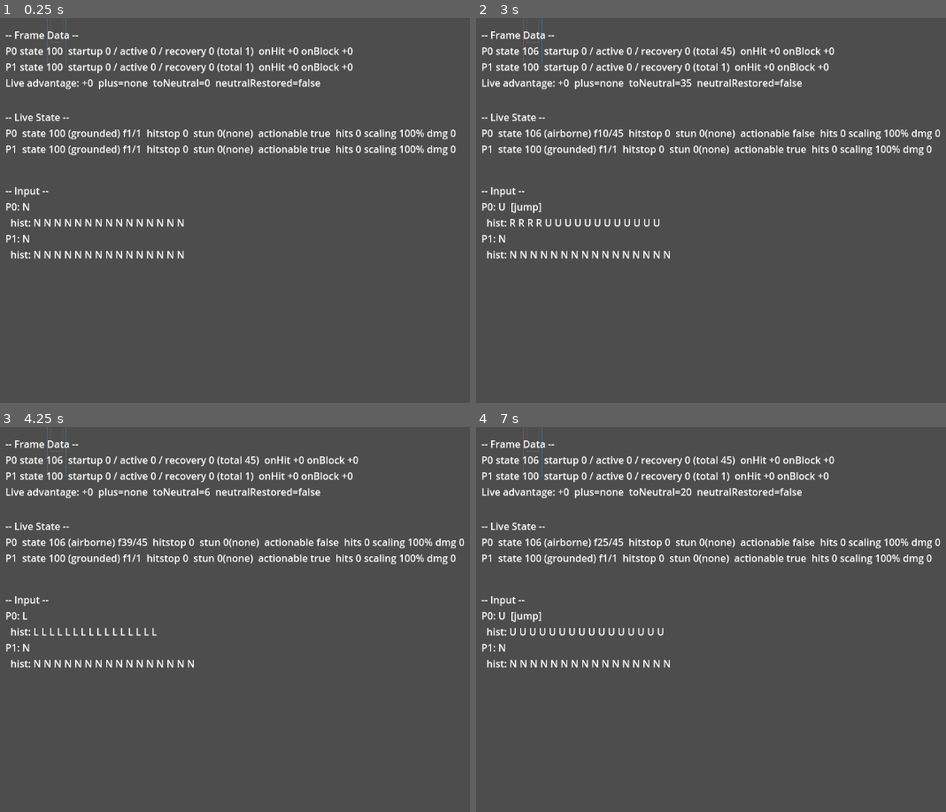
Above: before the commit, frames 1-4 (two rows, left to right).
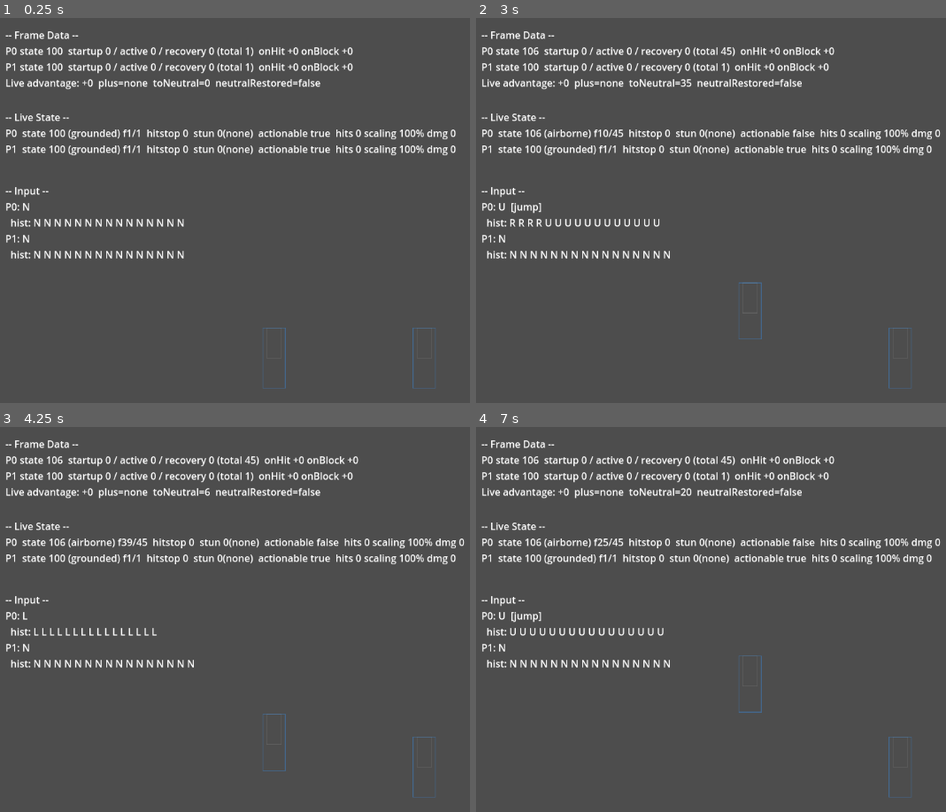
Above: after the commit, the same moments.

Repository: thetitan555/FoggyGlass
Game: Godot game, scene res://scenes/training_mode.tscn
The game is run twice, just before and just after one commit, with the same random seed, the same clock (stepped at 60 frames per second) and the same inputs. This scene is started directly instead of the project's main scene.
Inputs:
- Up to frame 1 (0.25 s): no input
- Up to frame 2 (3 s): tap Enter at 0.5, 2 s; hold Right (ui_right) 0.53-1.28 s; tap Space at 1.25, 2.75 s; hold Down (ui_down) 1.28-2.03 s; hold Right (ui_right) 2.03-2.78 s; hold Up (ui_up) from 2.78 s (still down)
- Up to frame 3 (4.25 s): release Up (ui_up) at 3.53 s; hold Left (ui_left) from 3.53 s (still down)
- Up to frame 4 (7 s): tap Enter at 5 s; release Left (ui_left) at 5.03 s; hold Down (ui_down) 5.03-5.78 s; tap Space at 5.75 s; hold Right (ui_right) 5.78-6.53 s; hold Up (ui_up) from 6.53 s (still down)

The runs differ from the first frame. In frame 1, 0.1% of the frame differs, in the area x 9-93%, y 0-97%; in frame 2, 0.1%; in frame 3, 0.1%; in frame 4, 0.2%.

Commit message:
dev: TKT-P1.1-01 Part B — AD-035 render-only world->screen framing for the geometry overlay
Both characters' resolved boxes previously rendered at PX_PER_UNIT=1 with no
world->viewport framing, so world origin sat at the viewport top-left and
boxes landed partly off-screen / behind the HUD panel region (the second half
of the 2026-07-08 geometry finding). Adds a render-only position/scale
transform on GeometryOverlay itself (AD-035): centers the stage horizontally,
seats the ground line low, zooms to fit the stage width with margin. The HUD
panels are siblings (not children) of GeometryOverlay, so they stay
screen-anchored with no further change — no Camera2D, no CanvasLayer
restructuring needed.

Render-only: never touches SimState, the draw-list view-model, or the
canonical hash (Tenet 1 / AD-019 / AD-035). Tests cover the framing math
(stage centered, ground seated low, zoom fits with margin), both symmetric
start players' boxes landing on-screen and clear of the panel region, and
that applying the framing to a live node changes neither the draw list nor
the state hash (the "golden with vs. without the camera is identical"
criterion).

Records latitude (node-transform mechanism vs. Camera2D; exact zoom/ground
constants; fixed placeholder stage bounds rather than a live seam read) at
docs/judgment-log.md JC-044, for Architect ratification. Resolves the
Developer-owned geometry flag (docs/flags.md, 2026-07-08) together with Part A
— pixel-level live confirmation remains the separate P1.1 human-inspection
gate.

Diff:
--- a/game/scenes/overlays/geometry_overlay.gd
+++ b/game/scenes/overlays/geometry_overlay.gd
@@ -39,6 +39,90 @@
 	queue_redraw()
 
 
+# =============================================================================
+# TKT-P1.1-01 Part B — AD-035 render framing.
+#
+# A render-only world->screen transform applied to THIS node's own Transform2D
+# (position + scale) — the "equivalent offset/zoom applied to the
+# world-drawing node" AD-035 names as an alternative to a Camera2D. Because
+# it's a transform on this node alone (not a viewport-wide Camera2D), the four
+# screen-anchored HUD panels — SIBLINGS of this node under TrainingMode, never
+# children of it — are completely unaffected "for free": no CanvasLayer
+# restructuring needed to keep them screen-anchored (AD-035: "panels stay
+# screen-anchored HUD, not moved by the framing").
+#
+# RENDER-ONLY (Tenet 1 / AD-019 / AD-035). This only ever sets this Node2D's
+# `position`/`scale` — pure render/view state, never a SimState field. It is
+# recomputed from the viewport size and the placeholder stage geometry below,
+# and writes nothing back to the sim. The draw LIST this node renders
+# (`GeometryOverlayModel.build_draw_list`) has no parameter and no dependency
+# on this transform at all — a golden of that list, and of any SimState hash,
+# is byte-identical whether or not this framing runs (see
+# `test_geometry_overlay.gd`'s framing tests).
+#
+# PLACEHOLDER STAGE GEOMETRY (Developer's, like tuning — both the ticket and
+# AD-035 call the exact numbers placeholder). These mirror
+# `StageState.new_initial()`'s actual defaults (wall_left=-400, wall_right=400,
+# ground_y=0, game units) but are plain literals here, not a read through
+# `StageState`, because `StageState` is a sim-internal type this file's seam
+# discipline excludes (see header). Recorded in the judgment log: if the seam
+# later grows a live stage-bounds accessor, this should read it instead of
+# assuming the shell's fixed initial stage — not needed for this ticket, since
+# the acceptance bar (AD-035) is specifically the symmetric START positions,
+# which sit well inside these bounds regardless of a future non-default stage.
+const STAGE_WALL_LEFT: float = -400.0
+const STAGE_WALL_RIGHT: float = 400.0
+const STAGE_GROUND_Y: float = 0.0
+
+## Horizontal fraction of the viewport width the stage width fills — the
+## "margin" AD-035 asks for around the fitted stage width.
+const WIDTH_FILL_FRACTION: float = 0.85
+
+## Where the ground line sits vertically in the viewport, as a fraction of
+## viewport height from the top — "seated in the lower portion of the view"
+## (AD-035). Low enough that a standing character's hurtbox/pushbox (which
+## extends below `ground_y` in this engine's box convention) stays clear of
+## the panels, which occupy screen y ~16..380 (training_mode.tscn).
+const GROUND_LINE_FRACTION: float = 0.78
+
+
+func _ready() -> void:
+	_apply_world_framing()
+	var vp := get_viewport()
+	if vp != null and not vp.size_changed.is_connected(_apply_world_framing):
+		vp.size_changed.connect(_apply_world_framing)
+
+
+## Pure computation (headlessly testable without a live viewport/window,
+## `test_geometry_overlay.gd`): given a viewport size in pixels, the
+## `position`/`scale` this node should carry so the stage
+## (`STAGE_WALL_LEFT..STAGE_WALL_RIGHT`, `STAGE_GROUND_Y`) is centered
+## horizontally, the ground line sits low, and the stage width fits with
+## margin (AD-035). Returns `{"position": Vector2, "scale": Vector2}`.
+static func compute_world_framing(viewport_size: Vector2) -> Dictionary:
+	if viewport_size.x <= 0.0 or viewport_size.y <= 0.0:
+		return {"position": Vector2.ZERO, "scale": Vector2.ONE}
+	var stage_width: float = STAGE_WALL_RIGHT - STAGE_WALL_LEFT
+	var zoom: float = (viewport_size.x * WIDTH_FILL_FRACTION) / stage_width
+	var stage_center_x: float = (STAGE_WALL_LEFT + STAGE_WALL_RIGHT) * 0.5
+	var framed_position := Vector2(
+		viewport_size.x * 0.5 - stage_center_x * zoom,
+		viewport_size.y * GROUND_LINE_FRACTION - STAGE_GROUND_Y * zoom)
+	return {"position": framed_position, "scale": Vector2(zoom, zoom)}
+
+
+## Apply `compute_world_framing` to this node's own transform against the
+## CURRENT viewport size. Called at `_ready()` and again on `size_changed` so
+## a resized window stays framed. No-op if there is no viewport yet.
+func _apply_world_framing() -> void:
+	var vp := get_viewport()
+	if vp == null:
+		return
+	var framing: Dictionary = compute_world_framing(vp.get_visible_rect().size)
+	position = framing["position"]
+	scale = framing["scale"]
+
+
 func _draw() -> void:
 	if _source == null:
 		return
--- a/game/tests/test_geometry_overlay.gd
+++ b/game/tests/test_geometry_overlay.gd
@@ -15,7 +15,7 @@
 
 
 func _init() -> void:
-	_run()
+	await _run()
 	MoveRegistry.clear()
 	ProjectileRegistry.clear()
 	if _failures == 0:
@@ -42,6 +42,9 @@
 	_test_active_hitbox_draws_hit_color_thick_border()
 	_test_projectile_hitbox_draws_its_own_distinct_color()
 	_test_rects_match_resolved_boxes_in_world_space()
+	_test_world_framing_centers_stage_and_seats_ground_low()
+	_test_world_framing_puts_symmetric_start_boxes_on_screen_and_clear_of_panels()
+	await _test_world_framing_is_render_only_no_effect_on_draw_list_or_state_hash()
 
 
 func _install() -> void:
@@ -152,3 +155,102 @@
 				break
 		_true(found, "resolved box (kind %d) world-space rect appears in the draw list unmodified" % box.kind)
 	_teardown()
+
+
+# --- AD-035 render framing (TKT-P1.1-01 Part B) ------------------------------
+# training-mode.md criterion 14 / AD-035. Pixel visibility on an actual running
+# window is the human-inspection gate (not headless-checkable); what IS
+# headlessly verifiable is the FRAMING MATH itself (GeometryOverlay.
+# compute_world_framing, a pure function) and that applying it is render-only
+# -- never touches the draw-list view-model or the sim state hash.
+
+func _test_world_framing_centers_stage_and_seats_ground_low() -> void:
+	var viewport_size := Vector2(1152.0, 648.0)
+	var framing: Dictionary = GeometryOverlay.compute_world_framing(viewport_size)
+	var pos: Vector2 = framing["position"]
+	var zoom: Vector2 = framing["scale"]
+	_true(zoom.x > 0.0 and zoom.y > 0.0, "framing zoom is positive")
+	_eq(zoom.x, zoom.y, "framing zoom is uniform (no stretch)")
+
+	# World x=0 (stage center, wall_left/right are symmetric) lands at the
+	# viewport's horizontal center.
+	var screen_x_of_stage_center: float = pos.x
+	_true(abs(screen_x_of_stage_center - viewport_size.x * 0.5) < 0.01,
+		"stage center (world x=0) lands at the viewport's horizontal center")
+
+	# World y=0 (ground_y) lands low in the viewport (AD-035: "seated in the
+	# lower portion of the view"), not centered.
+	var screen_y_of_ground: float = pos.y
+	var expected_ground_screen_y: float = viewport_size.y * GeometryOverlay.GROUND_LINE_FRACTION
+	_true(abs(screen_y_of_ground - expected_ground_screen_y) < 0.01,
+		"ground line (world y=0) lands at the configured lower-portion fraction of the viewport")
+	_true(screen_y_of_ground > viewport_size.y * 0.5,
+		"ground line sits below the viewport's vertical midpoint (lower portion, not centered)")
+
+	# Zoom fits the stage width with margin -- fills a majority of the
+	# viewport width but does not overflow it.
+	var framed_stage_width_px: float = (GeometryOverlay.STAGE_WALL_RIGHT - GeometryOverlay.STAGE_WALL_LEFT) * zoom.x
+	_true(framed_stage_width_px <= viewport_size.x + 0.01,
+		"the framed stage width fits within the viewport width")
+	_true(framed_stage_width_px > viewport_size.x * 0.5,
+		"the framed stage fills a meaningful majority of the viewport width (not tiny)")
+
+
+func _test_world_framing_puts_symmetric_start_boxes_on_screen_and_clear_of_panels() -> void:
+	# training_mode.tscn's screen-anchored HUD panels (FrameDataPanel/
+	# LiveStatePanel/InputHistoryPanel) occupy roughly screen y 16..380.
+	# AD-035's acceptance bar: both characters at their SYMMETRIC START
+	# positions (pos_x = +-100, pos_y = ground_y) are fully on-screen and not
+	# occluded by that panel region.
+	const PANEL_MAX_Y: float = 380.0
+	var viewport_size := Vector2(1152.0, 648.0)
+	var framing: Dictionary = GeometryOverlay.compute_world_framing(viewport_size)
+	var pos: Vector2 = framing["position"]
+	var zoom: Vector2 = framing["scale"]
+
+	var s := _two_char_state()
+	s.players[0].pos_x = FP.from_int(-100)
+	s.players[0].pos_y = 0
+	s.players[1].pos_x = FP.from_int(100)
+	s.players[1].pos_y = 0
+	var view := InspectionView.new(s, TestSupport.build_roster())
+	var checked_any: bool = false
+	for i in range(2):
+		var pv: PlayerView = view.player(i)
+		for box in pv.boxes:
+			checked_any = true
+			var world_rect: Rect2 = InspectionView.px_rect(box.rect)
+			var screen_rect := Rect2(pos + world_rect.position * zoom, world_rect.size * zoom)
+			_true(screen_rect.position.x >= -0.01 and screen_rect.end.x <= viewport_size.x + 0.01,
+				"player %d box (kind %d) fully within the viewport horizontally" % [i, box.kind])
+			_true(screen_rect.position.y >= -0.01 and screen_rect.end.y <= viewport_size.y + 0.01,
+				"player %d box (kind %d) fully within the viewport vertically" % [i, box.kind])
+			_true(screen_rect.position.y >= PANEL_MAX_Y,
+				"player %d box (kind %d) sits clear of the HUD panel region (screen y >= %.0f)" % [i, box.kind, PANEL_MAX_Y])
+	_true(checked_any, "sanity: at least one box was checked for both symmetric-start players")
+	_teardown()
+
+
+func _test_world_framing_is_render_only_no_effect_on_draw_list_or_state_hash() -> void:
+	# AD-019 criterion 6 / AD-035: the framing never enters a snapshot or the
+	# canonical hash, and never changes the pure draw-list view-model -- "a
+	# golden taken with vs. without the camera is identical." Exercises the
+	# ACTUAL node code path (_ready()/_apply_world_framing()), not just the
+	# pure function, so this also proves the live node's transform never
+	# reaches back into sim state.
+	var s := _two_char_state()
+	var hash_before: int = s.hash_state()
+	var view := InspectionView.new(s, TestSupport.build_roster())
+	var draws_before: Array = GeometryOverlayModel.build_draw_list(view)
+
+	var overlay := GeometryOverlay.new()
+	get_root().add_child(overlay)
+	await process_frame   # let _ready() run and apply the framing transform
+
+	_true(overlay.scale.x > 0.0, "the live overlay node picked up a non-degenerate framing scale")
+	_eq(s.hash_state(), hash_before, "applying the render framing does not change the sim state hash")
+	var draws_after: Array = GeometryOverlayModel.build_draw_list(view)
+	_eq(draws_after, draws_before, "applying the render framing does not change the geometry draw list")
+
+	overlay.queue_free()
+	_teardown()
Not shown, changed: docs/flags.md
Not shown, changed: docs/judgment-log.md
